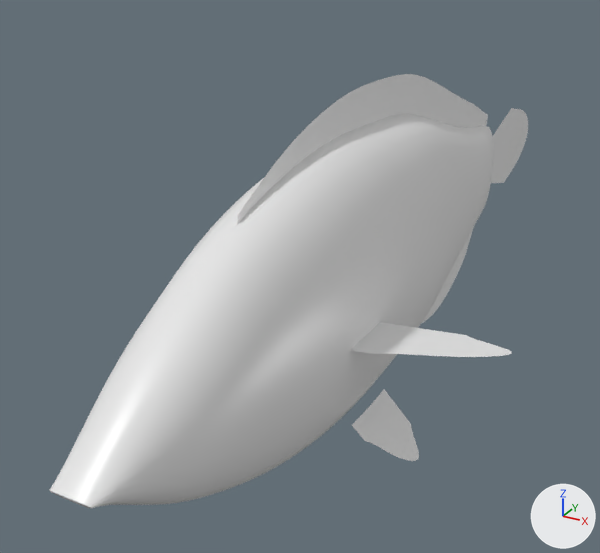
One commit to the glTF model apps/web/public/assets/fish/six-line-wrasse/lod0.glb: the scene before it, then after it.
Both versions are drawn from a camera (50 mm lens) standing at (0.0261, -0.0577, 0.0262) and looking at (-0.0075, 0.0034, -0.0043). Arrows for +X, +Y and +Z are at lower right; the lights stay in place. The older version comes first.

Objects in the first picture: 'six-line-wrasse'.
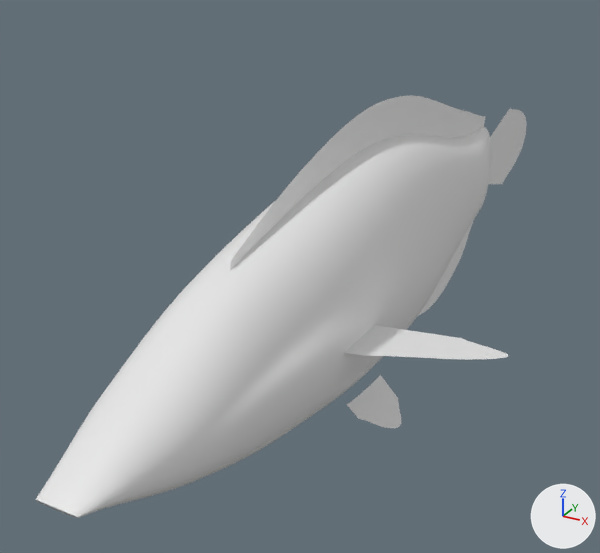
Changed parts and their boxes [x1, y1, x2, y2] in the pictures (600 x 553 px; the box of a moved part takes in the faces that stretch with it):
'six-line-wrasse', reshaped
    before: [49, 74, 528, 508]
    after: [35, 95, 527, 518]
part 1 of me_six_line_wrasse, moved or reshaped
    before: [350, 322, 512, 357]
    after: [344, 325, 508, 360]
part 2 of me_six_line_wrasse, moved or reshaped
    before: [49, 74, 493, 508]
    after: [35, 95, 490, 518]

What the commit changed:
me_six_line_wrasse is used by ob_six_line_wrasse; location (0.0, 0.0, 0.0).
me_six_line_wrasse had 2379 vertices, 4320 faces and spanned x -0.0139..0.0139, y -0.0339..0.0525, z -0.0176..0.0143.
me_six_line_wrasse now has 2379 vertices, 4320 faces and spans x -0.0139..0.0139, y -0.0349..0.0516, z -0.0129..0.0125.
me_six_line_wrasse part 1: the loose piece of 175 vertices spanning x 0.0035..0.0139, y -0.0129..-0.0033, z -0.0033..-0.001 is moved by (0.0, -0.0009, 0.0002).
me_six_line_wrasse part 2: 1854 of 2379 vertices moved; they spanned x -0.0061..0.0061, y -0.0339..0.0361, z -0.0176..0.0143 and now span x -0.0052..0.0052, y -0.0349..0.0351, z -0.0129..0.0125; mean shift (0.0, -0.001, 0.0005); largest move (0.0061, 0.0, -0.0176) -> (0.0052, -0.0026, -0.0129).
Other edits to the shape of me_six_line_wrasse do not show in these pictures.
